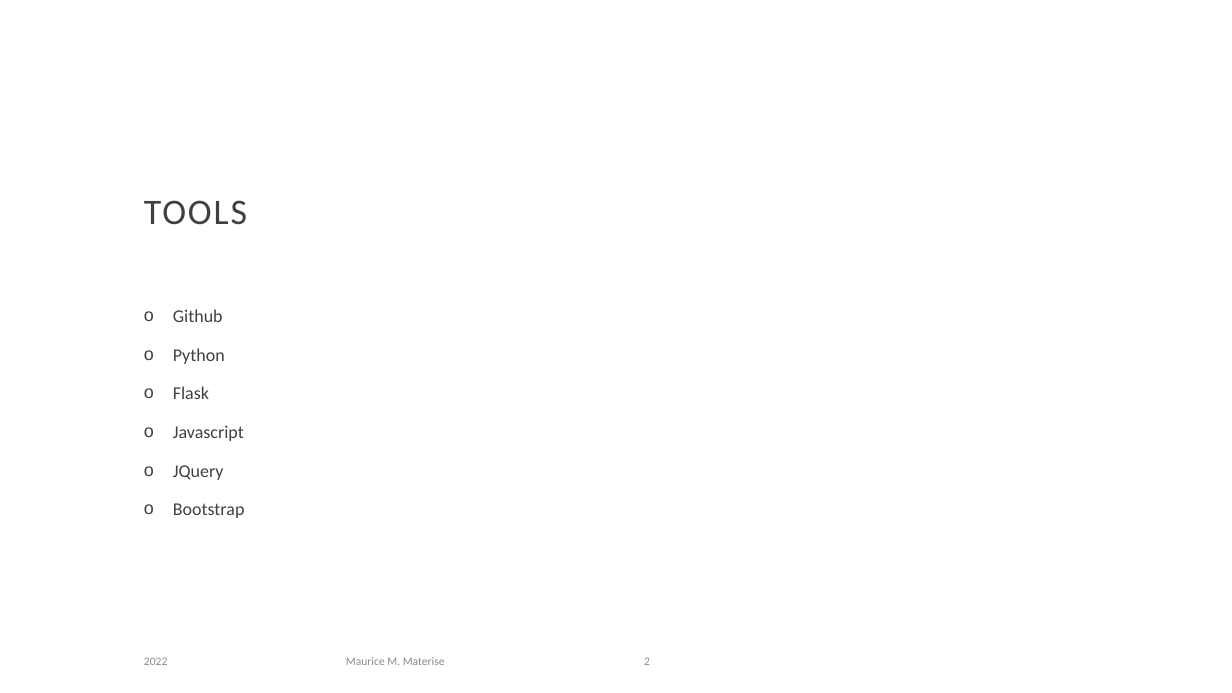
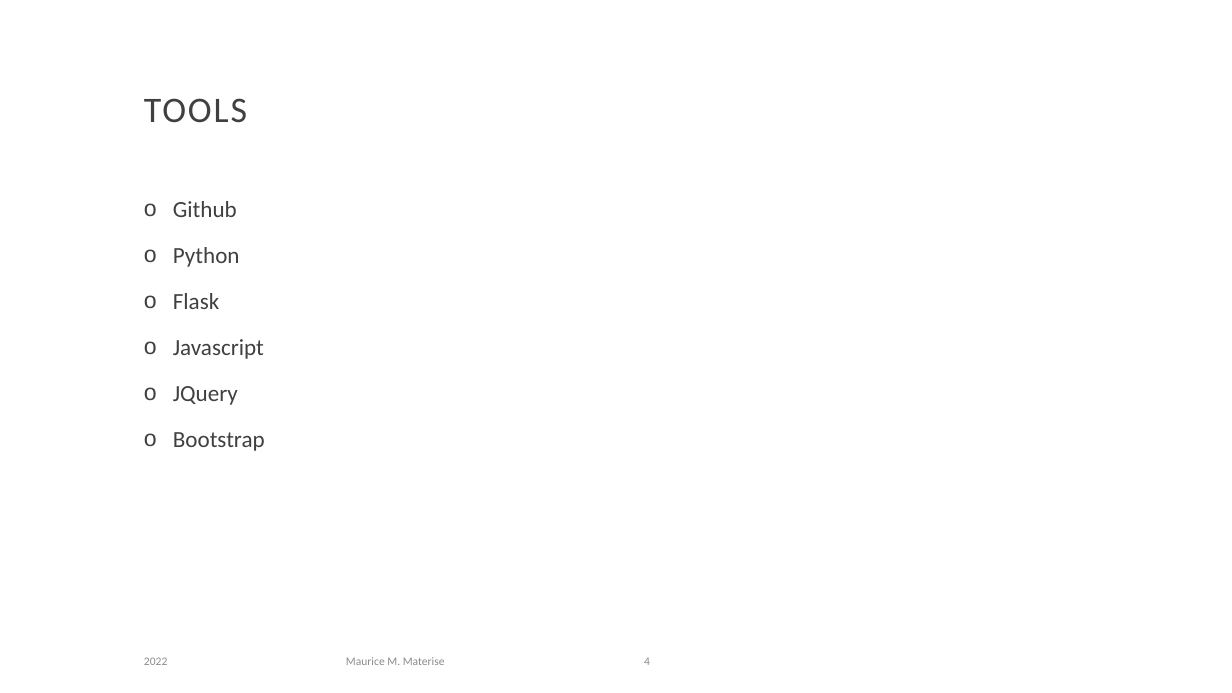
Before and after one commit to materimm/SAS, a slide deck: slide 4 of SAS Interview Presentation.pptx (slide 2 before the commit). Drawn at 1232x693 pixels with LibreOffice and Linux fonts; fonts in the diff are those of the drawing; background and template pictures are left out. Boxes give left, top, right and bottom in pixels: in the first picture for what was removed or moved away, otherwise in the second. Text is boxed around its words. In the diff, an @@ line names an element or a change of style, - is before the commit and + after.

```diff
--- a/SAS Interview Presentation.pptx
+++ b/SAS Interview Presentation.pptx
@@ title "TOOLS": place and size @@
-title "TOOLS" at (144, 200, 247, 225)
+title "TOOLS" at (144, 98, 247, 123)
@@ text "Github": place and size @@
-text "Github" at (173, 309, 245, 518)
+text "Github" at (173, 201, 265, 451)
@@ text "Github" at (173, 201, 265, 451): size 14 to 18 pt @@
@@ page number at (644, 658, 650, 665): text changed @@
-2
+4
```
Also in this commit, not shown: 7 other slides changed, 2 slides added, 2 other files.
